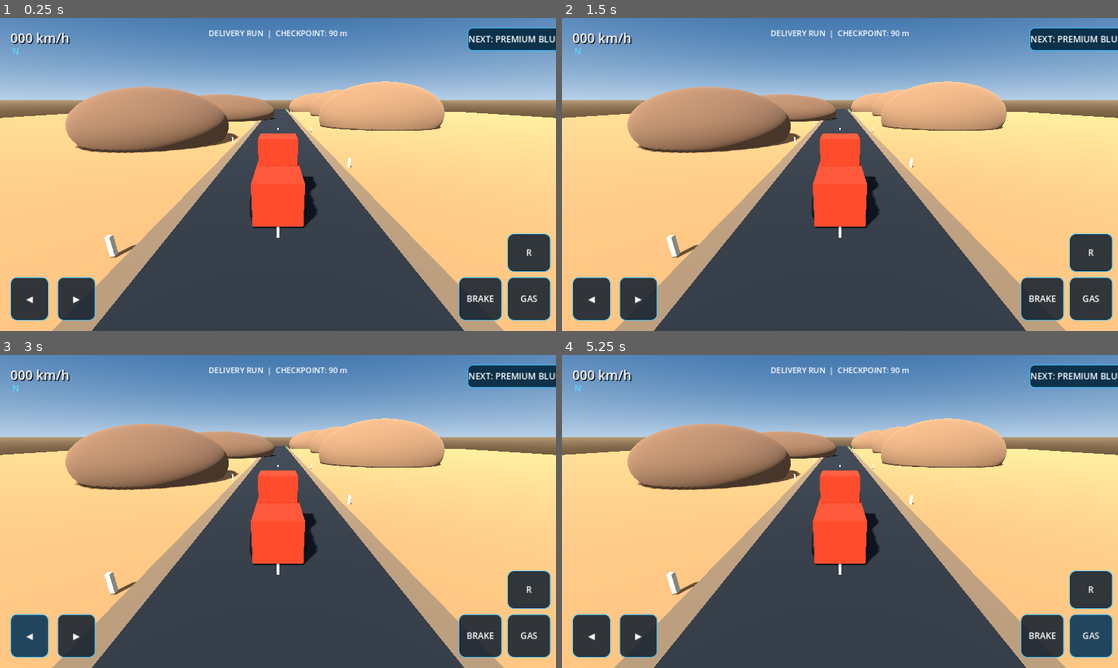
Above: before the commit, frames 1-4 (two rows, left to right).
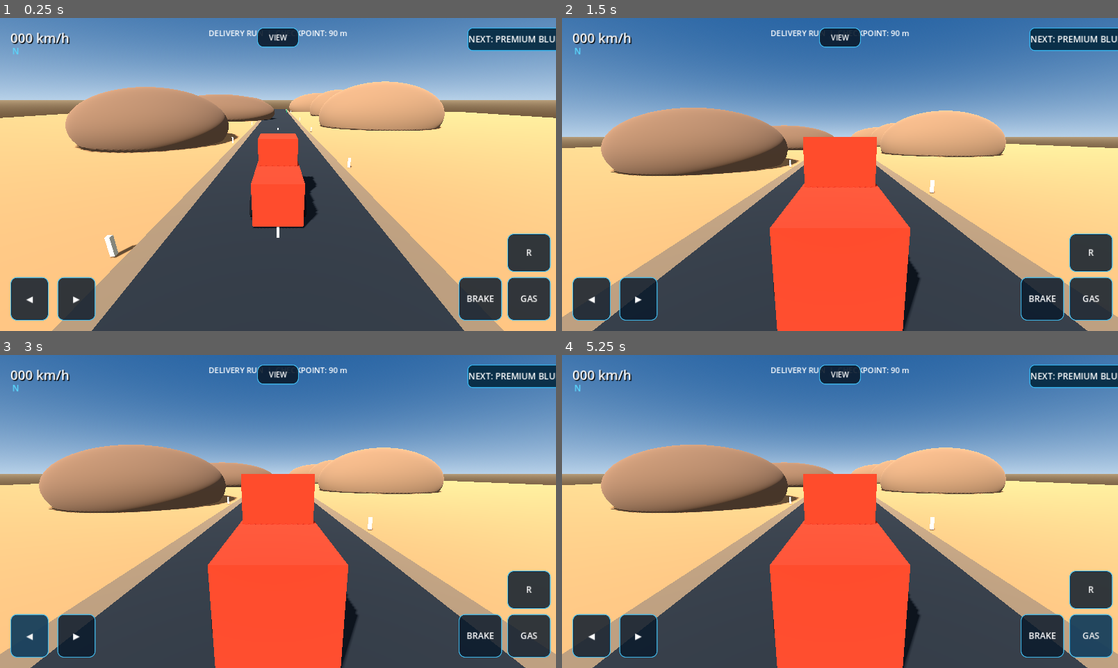
Above: after the commit, the same moments.

Repository: czz495m8zv-code/zayron-simulator
Game: Godot game, scene res://scenes/main/main.tscn
Two runs of this game, one before a commit and one after it. Both use one fixed random seed, a clock stepped at 60 frames per second and the inputs below.
Inputs (mouse positions are in pixels of both pictures, inside the frame that each line leads up to):
- Up to frame 1 (0.25 s): no input
- Up to frame 2 (1.5 s): click (840, 36) at 0.5 s, where only the run after the commit has a clickable "VIEW"; click "NEXT: PREMIUM BLUE SEMI" at 1.25 s
- Up to frame 3 (3 s): click "NEXT: PREMIUM BLUE SEMI" at 2 s; click "◀" at 2.75 s
- Up to frame 4 (5.25 s): click "▶" at 3.5 s; click "BRAKE" at 4.25 s; click "GAS" at 5 s

The runs differ from the first frame. In frame 1, 0.5% of the frame differs, in the area x 46-54%, y 3-10%; in frame 2, 58%, in the area x 0-100%, y 0-100%; in frame 3, 58%; in frame 4, 58%.

Commit message:
Add alternate close driving camera and view toggle

Diff:
--- a/scripts/vehicles/prototype_truck.gd
+++ b/scripts/vehicles/prototype_truck.gd
@@ -14,6 +14,9 @@
 var _steering_input: float = 0.0
 var _speed_label: Label
 var _gear_label: Label
+var _exterior_camera: Camera3D
+var _close_camera: Camera3D
+var _using_close_camera: bool = false
 
 func _ready() -> void:
 	_build_truck()
@@ -106,12 +109,28 @@
 			add_child(wheel)
 
 func _build_camera() -> void:
-	var camera := Camera3D.new()
-	camera.position = Vector3(0.0, 5.2, 10.5)
-	camera.rotation_degrees = Vector3(-19.0, 0.0, 0.0)
-	camera.current = true
-	camera.fov = 72.0
-	add_child(camera)
+	_exterior_camera = Camera3D.new()
+	_exterior_camera.name = "ChaseCamera"
+	_exterior_camera.position = Vector3(0.0, 5.2, 10.5)
+	_exterior_camera.rotation_degrees = Vector3(-19.0, 0.0, 0.0)
+	_exterior_camera.current = true
+	_exterior_camera.fov = 72.0
+	add_child(_exterior_camera)
+
+	_close_camera = Camera3D.new()
+	_close_camera.name = "CloseDrivingCamera"
+	_close_camera.position = Vector3(0.0, 3.4, 5.2)
+	_close_camera.rotation_degrees = Vector3(-11.0, 0.0, 0.0)
+	_close_camera.current = false
+	_close_camera.fov = 78.0
+	add_child(_close_camera)
+
+func _toggle_camera() -> void:
+	_using_close_camera = not _using_close_camera
+	if _using_close_camera:
+		_close_camera.make_current()
+	else:
+		_exterior_camera.make_current()
 
 func _build_mobile_controls() -> void:
 	var layer := CanvasLayer.new()
@@ -147,6 +166,26 @@
 	_add_hold_button(ui, "BRAKE", false, -224.0, -124.0, -124.0, -24.0, "brake")
 	_add_hold_button(ui, "GAS", false, -112.0, -124.0, -12.0, -24.0, "accelerate")
 	_add_hold_button(ui, "R", false, -112.0, -224.0, -12.0, -136.0, "reverse")
+	_add_camera_button(ui)
+
+func _add_camera_button(parent: Control) -> void:
+	var button := Button.new()
+	button.name = "CameraToggle"
+	button.text = "VIEW"
+	button.focus_mode = Control.FOCUS_NONE
+	button.anchor_left = 0.5
+	button.anchor_right = 0.5
+	button.anchor_top = 0.0
+	button.anchor_bottom = 0.0
+	button.offset_left = -48.0
+	button.offset_top = 22.0
+	button.offset_right = 48.0
+	button.offset_bottom = 68.0
+	button.add_theme_font_size_override("font_size", 17)
+	button.add_theme_color_override("font_color", Color.WHITE)
+	button.add_theme_stylebox_override("normal", _make_button_style(Color(0.04, 0.10, 0.17, 0.9)))
+	button.pressed.connect(_toggle_camera)
+	parent.add_child(button)
 
 func _add_hold_button(parent: Control, label: String, left_side: bool, left: float, top: float, right: float, bottom: float, control_name: String) -> void:
 	var button := Button.new()
